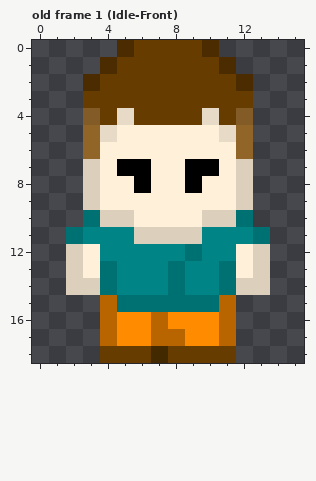
Pixel-art file, stored at Assets/Sprites/cannibal_color.aseprite. Above, as it was before the edit.
16x19 pixels, 54 frames. Colours within 5 levels of each other are drawn and written as one. Shown: old frame 1 (Idle-Front). The commit also changed other frames, which this record leaves out.
Now the later version:
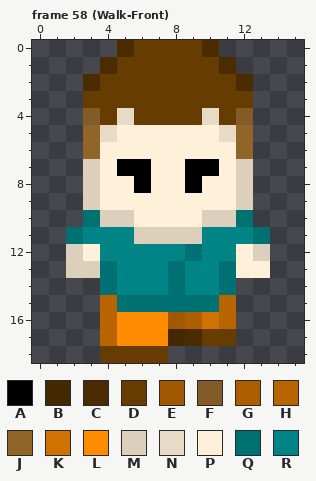
Palette (. is transparent): A #000000  B #432900  C #4b2c00  D #663c00  E #a15800  F #825b26  G #ad5e00  H #b86500  J #916528  K #d07200  L #ff8c00  M #dccfbc  N #e7dac6  P #fff0da  Q #007172  R #008486
A new or re-ordered frame is compared with the old frame closest to it.
Log entry: wip player walk forward animation
The exact change:
{"change": "frames 54 -> 60"}
{"where": "frame 58 (Walk-Front) is new; against old frame 1 (Idle-Front), layer \"Layer 1\""}
{"frame":58,"y":13,"x":3,"old":"P","new":"M"}
{"frame":58,"y":13,"x":13,"old":"M","new":"P"}
{"frame":58,"y":14,"x":2,"old":"MM","new":".."}
{"frame":58,"y":14,"x":12,"old":"MM","new":".."}
{"frame":58,"y":16,"x":7,"old":"HLLL","new":"LEGK"}
{"frame":58,"y":17,"x":7,"old":"HHLLH","new":"LBCDD"}
{"frame":58,"y":18,"x":7,"old":"BDDDD","new":"D...."}
{"label":"changed","picture_box":[66,261,270,363]}
